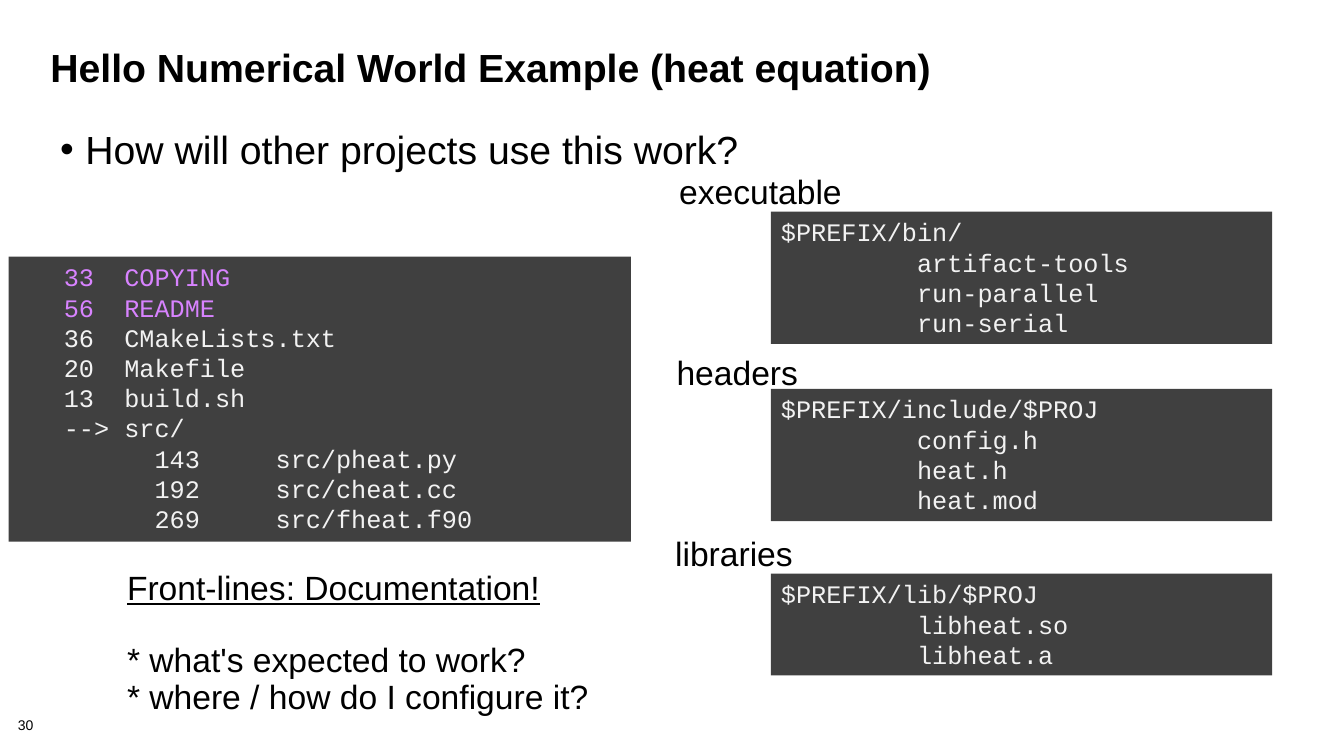
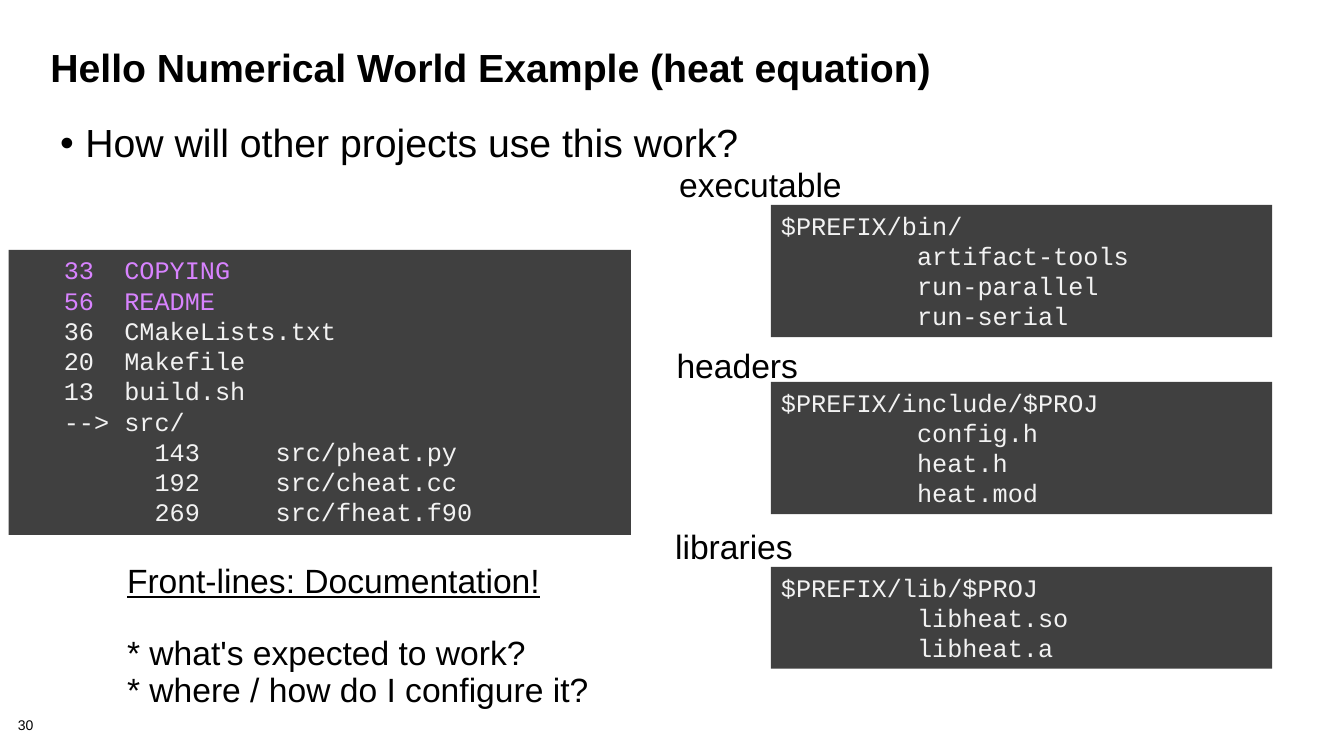
Before and after one commit to bssw-tutorial/presentations, a slide deck: slide 30 of packaging-short.pptx. Drawn at 1344x756 pixels with LibreOffice and Linux fonts; fonts in the diff are those of the drawing; background and template pictures are left out. Boxes give left, top, right and bottom in pixels: in the first picture for what was removed or moved away, otherwise in the second. Text is boxed around its words. In the diff, an @@ line names an element or a change of style, - is before the commit and + after.

```diff
--- a/packaging-short.pptx
+++ b/packaging-short.pptx
@@ 5 texts, 4 rectangles: place and size @@
-5 texts, 4 rectangles at box(9, 135, 1272, 716)
+5 texts, 4 rectangles at box(9, 128, 1272, 709)
```
Also in this commit, not shown: 17 other slides changed, 3 other files.
